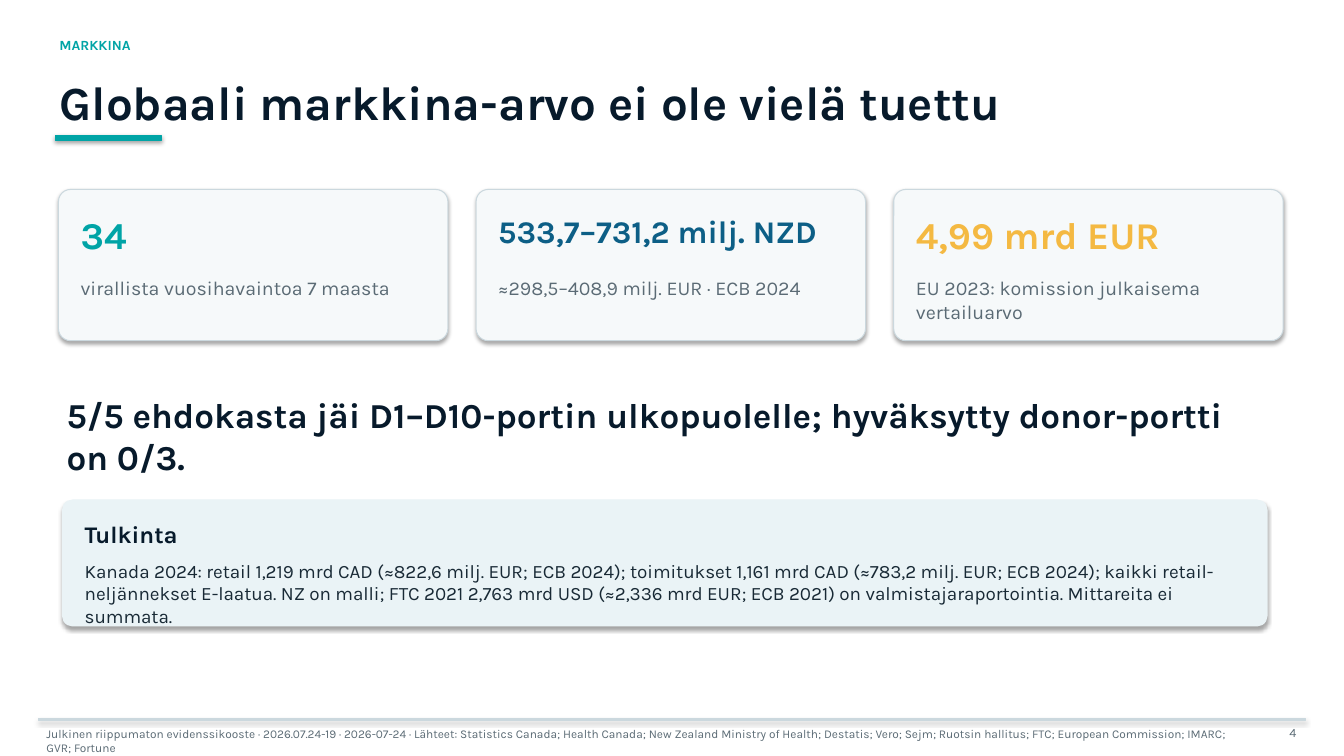
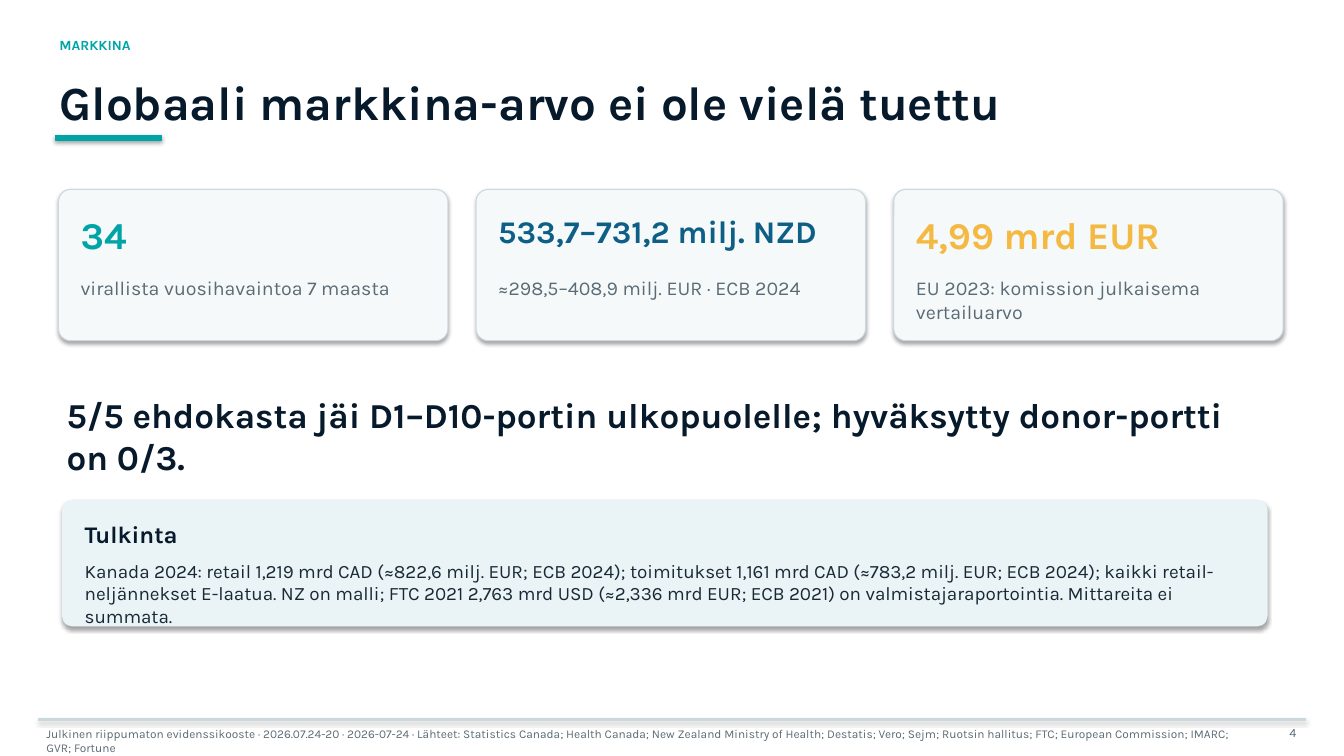
Before and after one commit to jounirautio78-ops/pixan-global-market-evidence-public, a slide deck: slide 4 of site/downloads/pixan-bank-deck-short-fi.pptx. Drawn at 1344x756 pixels with LibreOffice and Linux fonts; fonts in the diff are those of the drawing. Boxes give left, top, right and bottom in pixels: in the first picture for what was removed or moved away, otherwise in the second. Text is boxed around its words. In the diff, an @@ line names an element or a change of style, - is before the commit and + after.

```diff
--- a/site/downloads/pixan-bank-deck-short-fi.pptx
+++ b/site/downloads/pixan-bank-deck-short-fi.pptx
@@ text at box(46, 730, 1229, 753): text changed @@
-Julkinen riippumaton evidenssikooste · 2026.07.24-19 · 2026-07-24 · Lähteet: Statistics Canada; Health Canada; New Zealand Ministry of Health; Destatis; Vero; Sejm; Ruotsin hallitus; FTC; European Commission; IMARC; GVR; Fortune
+Julkinen riippumaton evidenssikooste · 2026.07.24-20 · 2026-07-24 · Lähteet: Statistics Canada; Health Canada; New Zealand Ministry of Health; Destatis; Vero; Sejm; Ruotsin hallitus; FTC; European Commission; IMARC; GVR; Fortune
```
Also in this commit, not shown: 5 other slides changed, 44 other files.
